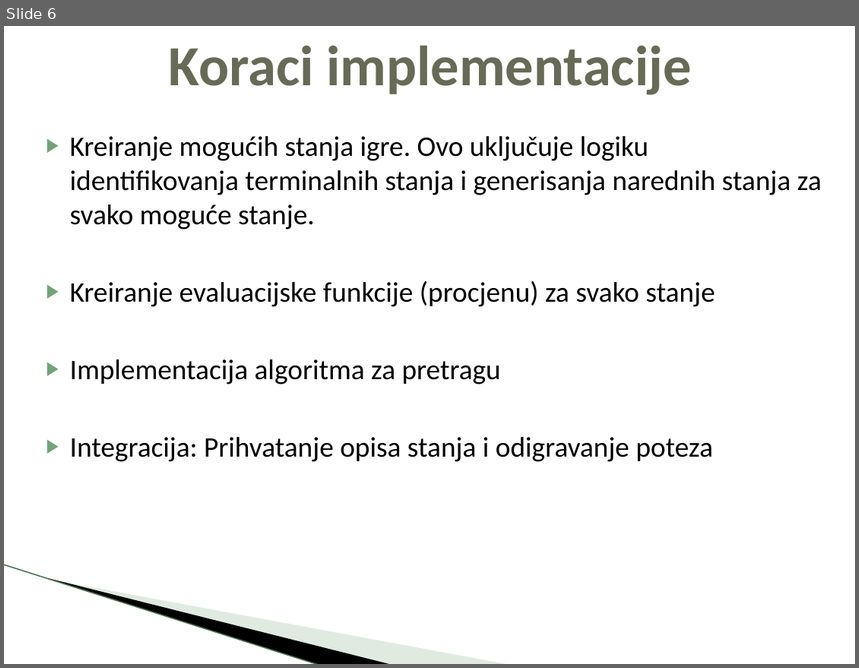
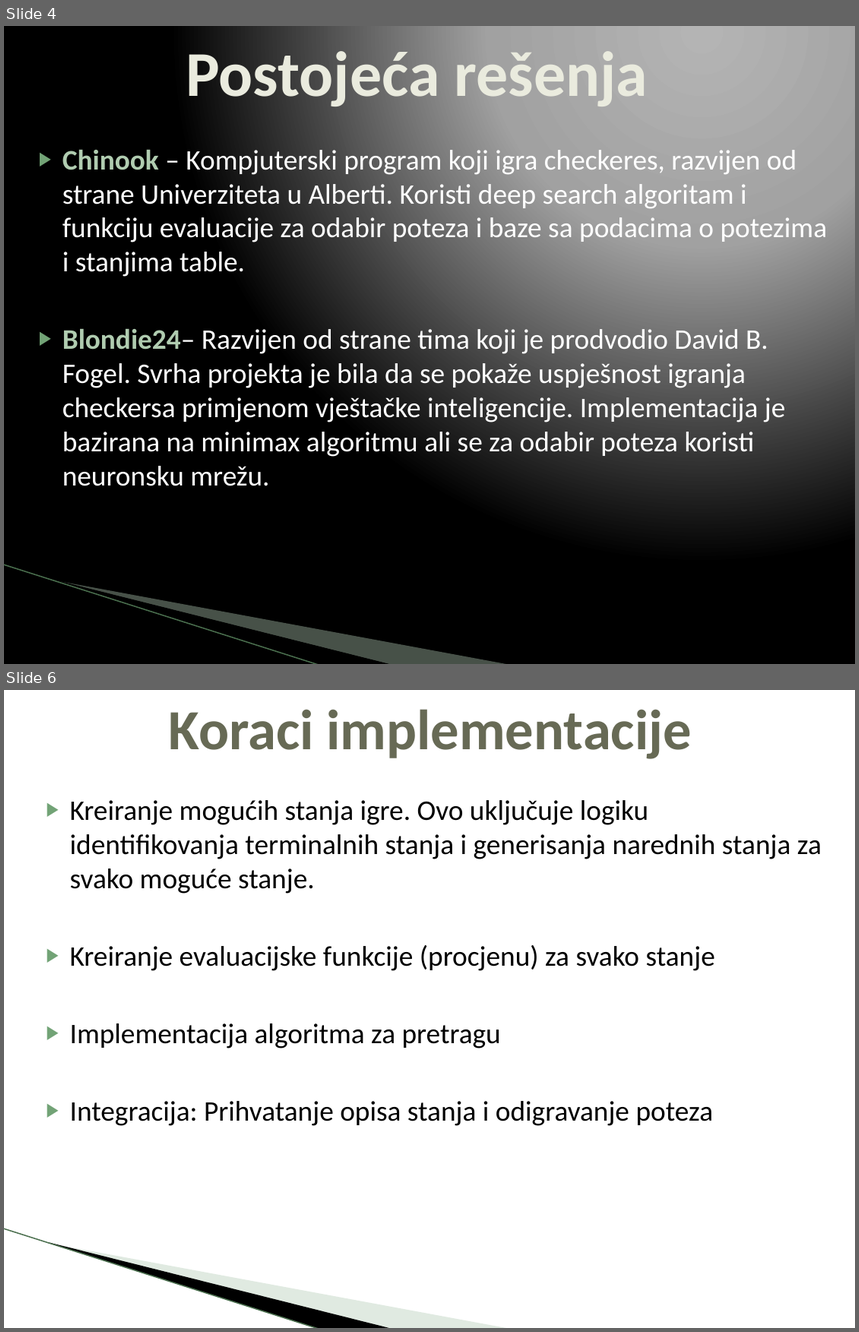
Before and after one commit to boimw/checkers, a slide deck: Projekat-Checkers.pptx. Shown one above the other, each under a label of ours: slide 6 before the commit, slides 4 and 6 after it; the slides between them are not shown. The pictures are 859x668 and 859x1332 pixels, drawn with LibreOffice and Linux fonts; fonts in the diff are those of the drawing; background and template pictures are left out. Boxes give left, top, right and bottom in pixels: in the first picture for what was removed or moved away, otherwise in the second. Text is boxed around its words. In the diff, an @@ line names an element or a change of style, - is before the commit and + after.

```diff
--- a/Projekat-Checkers.pptx
+++ b/Projekat-Checkers.pptx
@@ slide 4 added at bbox=[4, 26, 855, 664], background gradient #B4B4B4 to #A2A2A2 to #000000; not listed: 3 template elements that a slide beside it also shows @@
@@ title added at bbox=[186, 43, 648, 110], 54 pt, text #EAEBDE, bold @@
+Postojeća rešenja
@@ text added at bbox=[63, 146, 828, 487], 24 pt, text #FFFFFF @@
+▶ Chinook – Kompjuterski program koji igra checkeres, razvijen od strane Univerziteta u Alberti. Koristi deep search algoritam i funkciju evaluacije za odabir poteza i baze sa podacima o potezima i stanjima table.
+▶ Blondie24– Razvijen od strane tima koji je prodvodio David B. Fogel. Svrha projekta je bila da se pokaže uspješnost igranja checkersa primjenom vještačke inteligencije. Implementacija je bazirana na minimax algoritmu ali se za odabir poteza koristi neuronsku mrežu.
```
Also in this commit, not shown: 8 slides changed, 11 other slides added, 3 slides removed, 15 other files.
